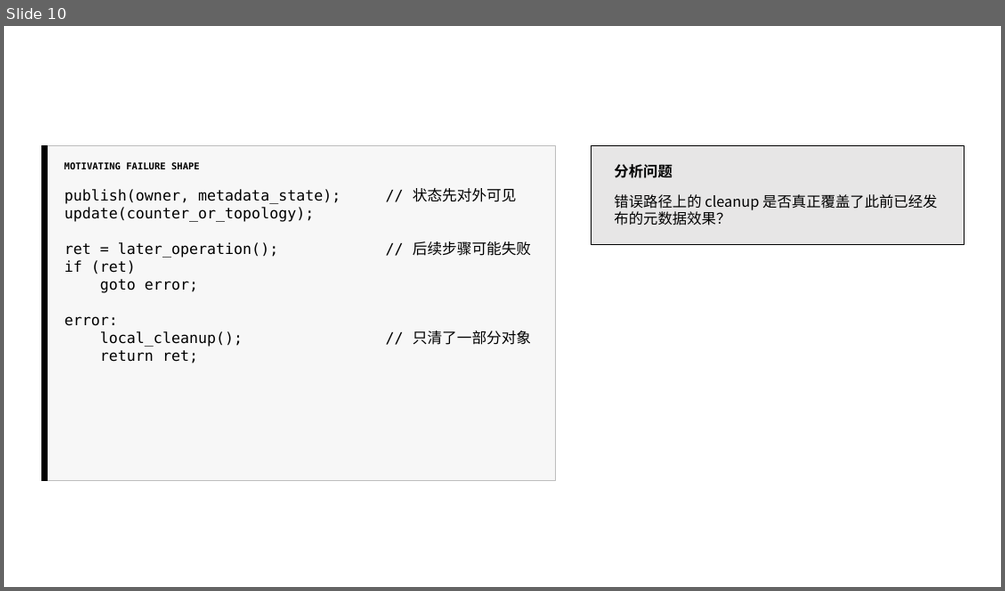
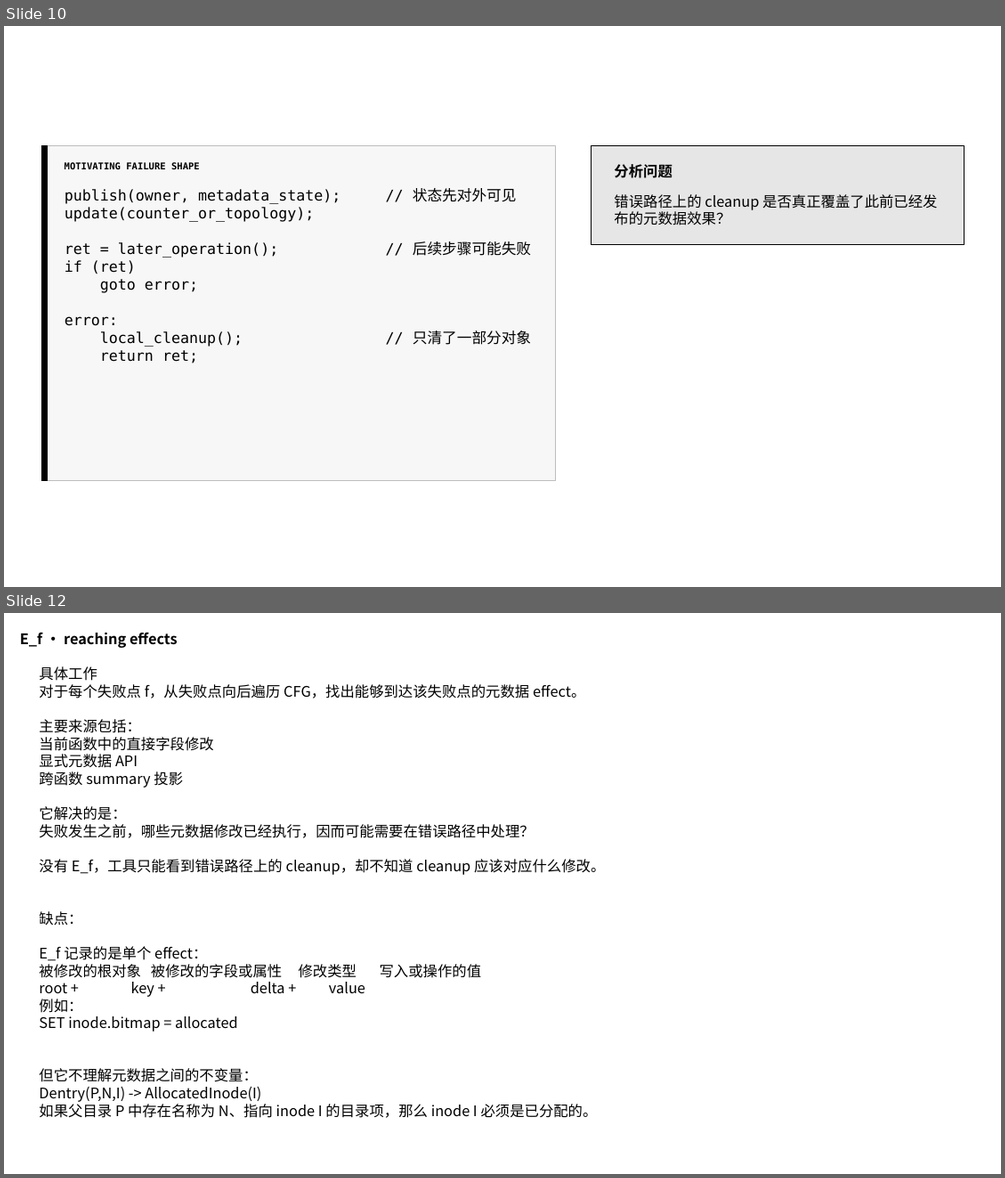
Before and after one commit to yghikun/SE_EOD, a slide deck: 元数据错误路径.pptx. Shown one above the other, each under a label of ours: slide 10 before the commit, slides 10 and 12 after it; the slides between them are not shown. The pictures are 1005x591 and 1005x1178 pixels, drawn with LibreOffice and Linux fonts; fonts in the diff are those of the drawing. Boxes give left, top, right and bottom in pixels: in the first picture for what was removed or moved away, otherwise in the second. Text is boxed around its words. In the diff, an @@ line names an element or a change of style, - is before the commit and + after.

Commit message:
修改想法

```diff
--- a/元数据错误路径.pptx
+++ b/元数据错误路径.pptx
@@ slide 12 added at (x1=4, y1=613, x2=1001, y2=1174), background #FFFFFF @@
@@ text added at (x1=20, y1=632, x2=178, y2=648), 14 pt, text #000000, bold @@
+E_f · reaching effects
@@ text added at (x1=39, y1=666, x2=605, y2=1118), 14 pt, text #000000 @@
+具体工作
+对于每个失败点 f，从失败点向后遍历 CFG，找出能够到达该失败点的元数据 effect。
+主要来源包括：
+当前函数中的直接字段修改
+显式元数据 API
+跨函数 summary 投影
+它解决的是：
+失败发生之前，哪些元数据修改已经执行，因而可能需要在错误路径中处理？
+没有 E_f，工具只能看到错误路径上的 cleanup，却不知道 cleanup 应该对应什么修改。
+缺点：
+E_f 记录的是单个 effect：
+被修改的根对象 被修改的字段或属性 修改类型 写入或操作的值
+root + key + delta + value
+例如：
+SET inode.bitmap = allocated
+但它不理解元数据之间的不变量：
+Dentry(P,N,I) -> AllocatedInode(I)
+如果父目录 P 中存在名称为 N、指向 inode I 的目录项，那么 inode I 必须是已分配的。
```
Also in this commit, not shown: 1 slide changed, 17 other slides added, 14 other files.
